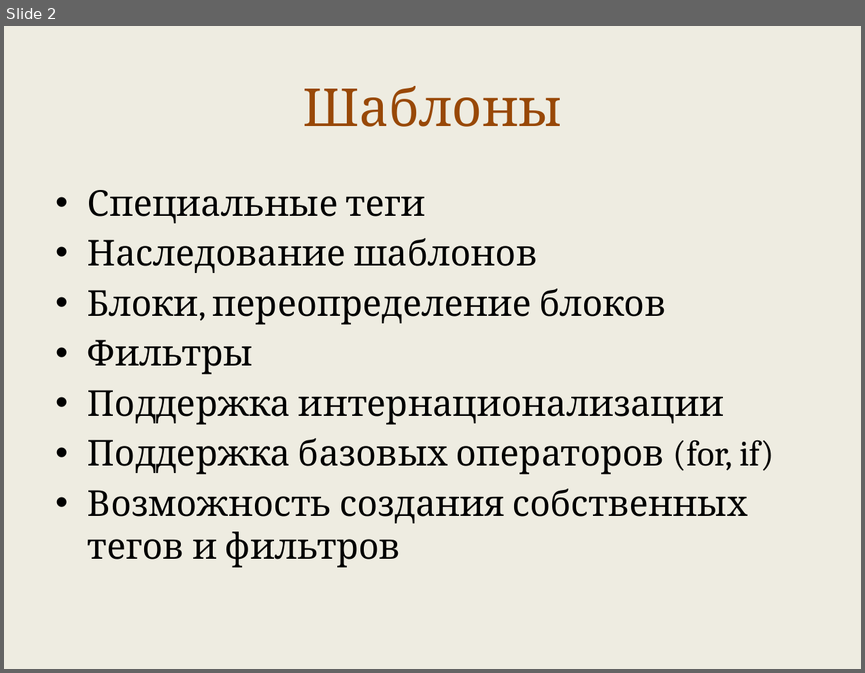
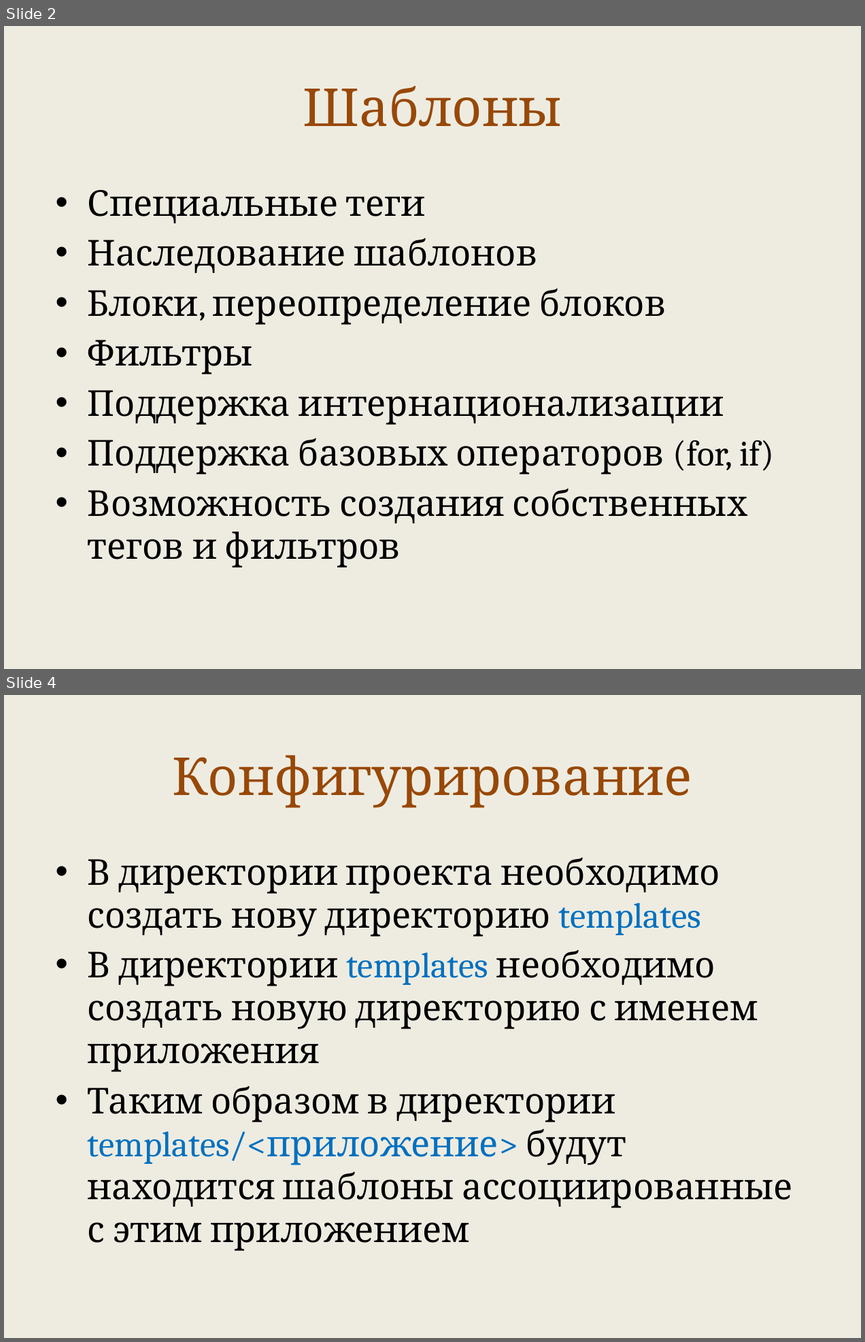
Before and after one commit to maxchv/LearnPython, a slide deck: week11/templates.pptx. Shown one above the other, each under a label of ours: slide 2 before the commit, slides 2 and 4 after it; the slides between them are not shown. The pictures are 865x673 and 865x1342 pixels, drawn with LibreOffice and Linux fonts; fonts in the diff are those of the drawing. Boxes give left, top, right and bottom in pixels: in the first picture for what was removed or moved away, otherwise in the second. Text is boxed around its words. In the diff, an @@ line names an element or a change of style, - is before the commit and + after.

```diff
--- a/week11/templates.pptx
+++ b/week11/templates.pptx
@@ slide 4 added at (4, 695, 861, 1338), background #EEECE1 @@
@@ title added at (172, 755, 692, 808), 44 pt, text #984807 @@
+Конфигурирование
@@ text added at (88, 858, 793, 1251), 30 pt, text #000000 @@
+• В директории проекта необходимо создать нову директорию templates
+• В директории templates необходимо создать новую директорию с именем приложения
+• Таким образом в директории templates/<приложение> будут находится шаблоны ассоциированные с этим приложением
```
Also in this commit, not shown: 2 slides changed, 20 other slides added, 10 slides removed.
